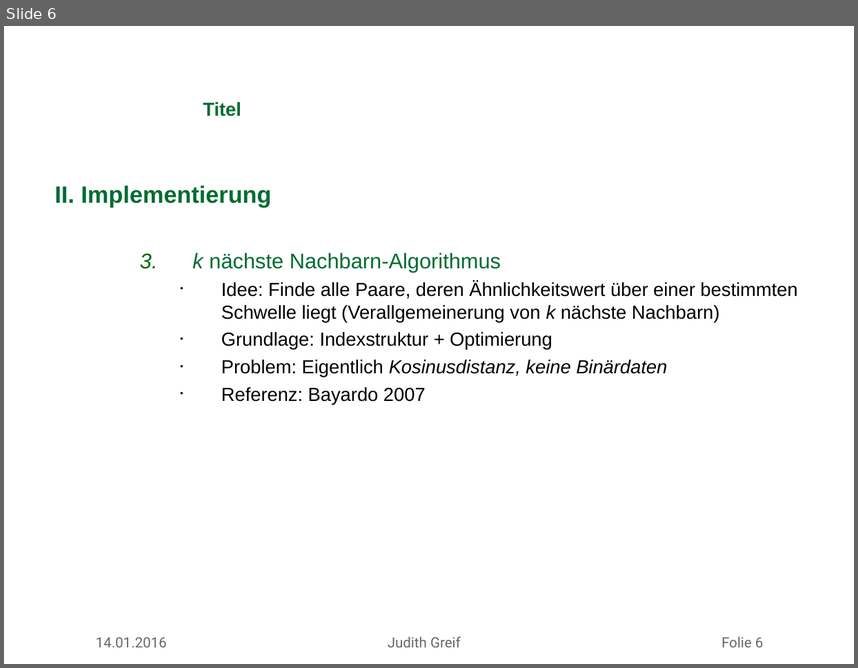
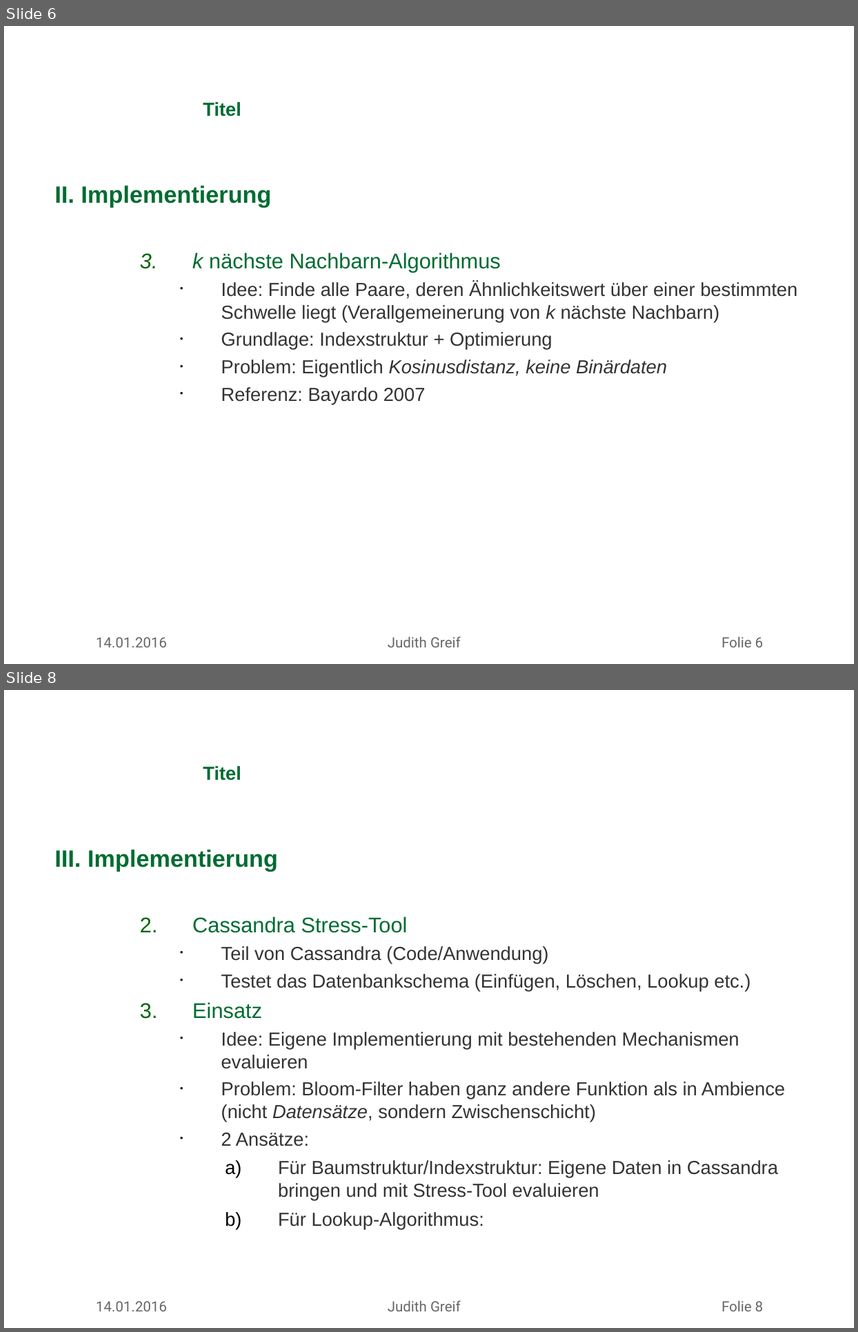
Before and after one commit to missgreenwood/masterarbeit, a slide deck: mdsg_latex_10062012/slides/antrittsvortrag_greif.ppt. Shown one above the other, each under a label of ours: slide 6 before the commit, slides 6 and 8 after it; the slides between them are not shown. The pictures are 858x668 and 858x1332 pixels, drawn with LibreOffice and Linux fonts; fonts in the diff are those of the drawing; background and template pictures are left out. Boxes give left, top, right and bottom in pixels: in the first picture for what was removed or moved away, otherwise in the second. Text is boxed around its words. In the diff, an @@ line names an element or a change of style, - is before the commit and + after.

Commit message:
Update presentation (cassandra)

```diff
--- a/mdsg_latex_10062012/slides/antrittsvortrag_greif.ppt
+++ b/mdsg_latex_10062012/slides/antrittsvortrag_greif.ppt
@@ slide 8 added at [4, 690, 854, 1328], background picture (left out) @@
@@ title added at [203, 766, 241, 780], 16 pt, text #006C31, bold @@
+Titel
@@ text added at [55, 849, 785, 1229], 16 pt, text #333333 @@
+III. Implementierung
+  2. Cassandra Stress-Tool
+    • Teil von Cassandra (Code/Anwendung)
+    • Testet das Datenbankschema (Einfügen, Löschen, Lookup etc.)
+  3. Einsatz
+    • Idee: Eigene Implementierung mit bestehenden Mechanismen evaluieren
+    • Problem: Bloom-Filter haben ganz andere Funktion als in Ambience (nicht Datensätze, sondern Zwischenschicht)
+    • 2 Ansätze:
+a) Für Baumstruktur/Indexstruktur: Eigene Daten in Cassandra bringen und mit Stress-Tool evaluieren
+b) Für Lookup-Algorithmus:
@@ text added at [96, 1300, 764, 1311], 12 pt, text #666666 @@
+14.01.2016 Judith Greif Folie 8
@@ slide 6 changed as well @@
@@ text at [221, 281, 797, 405]: text colour #000000 to #333333 in "Idee: Finde alle Paare, deren Ähnlichkeitswert über ...", "Grundlage: Indexstruktur + Optimierung", "Problem: Eigentlich Kosinusdistanz, keine Binärdaten", "Referenz: Bayardo 2007" @@
```
Also in this commit, not shown: 3 other slides changed, 1 other slide added, 4 other files.
